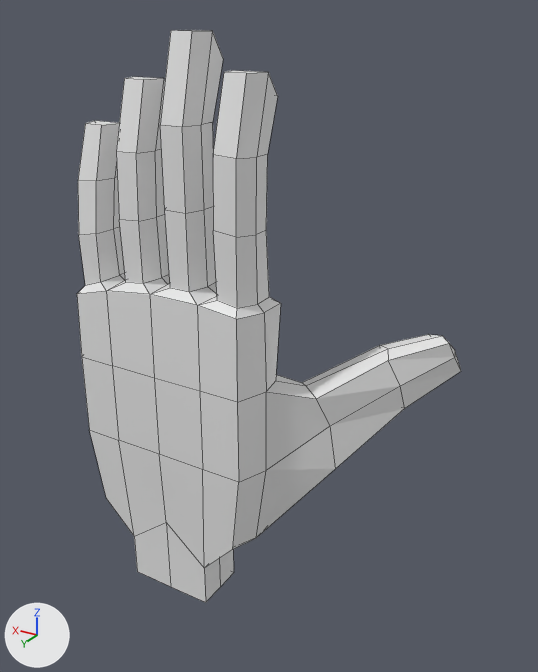
The Blender file LowPolyChar.blend, before and after one commit.
Before and after are seen from a camera (50 mm lens) standing at (6.91, 7.35, -2.1) and looking at (10.26, 1.77, -4.89). The axes (+X, +Y, +Z) are drawn at lower left. The lights are the same throughout. The picture after the commit comes second. Mesh edges are drawn as thin lines.
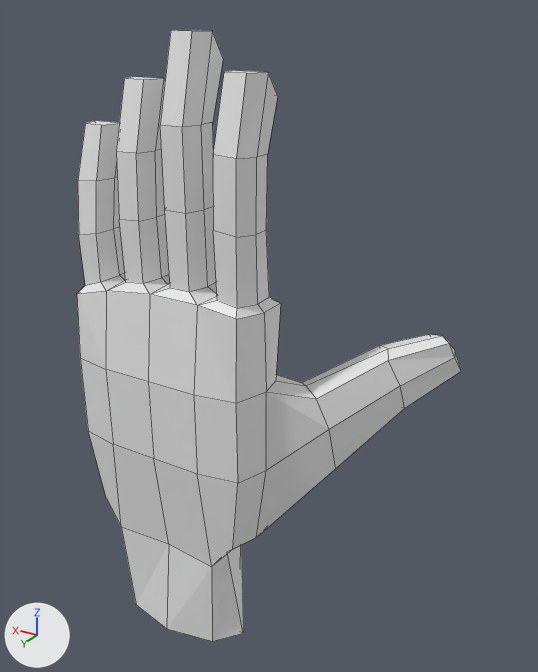
Location of each change, (x1, y1, x2, y2) in pixels of the pictures (538 x 672 px; the box of a moved part takes in the faces that stretch with it):
'Cube.001', reshaped (7% taller)
    before: (77, 30, 461, 603)
    after: (77, 30, 461, 642)
part 1 of me_cube_001, moved or reshaped
    before: (77, 291, 266, 603)
    after: (77, 291, 266, 642)
part 2 of me_cube_001, moved or reshaped
    both: (256, 361, 405, 538)

What the commit changed:
me_cube_001 is used by ob_cube_001; location (10.89, 2.41, -5.49).
Before the commit, vertices of me_cube_001: 8 (0.44, 0.27, -1.55) at pixel (134, 536), 10 (-0.44, 0.27, -1.57) at pixel (204, 568), 14 (-0.44, -0.23, -1.57), 16 (0.44, -0.23, -1.55), 22 (-0.89, 0.31, 0.4) at pixel (237, 402).
Before the commit, vertices of me_cube_001: 23 (-0.89, 0.31, -0.4) at pixel (238, 482), 24 (0.88, 0.31, 0.4) at pixel (81, 356), 25 (0.88, 0.31, -0.4) at pixel (89, 429), 34 (-0.5, 0.31, 0.4) at pixel (199, 391), 35 (-0.5, 0.31, -0.4) at pixel (202, 469).
Before the commit, vertices of me_cube_001: 36 (0.0, 0.31, 0.4) at pixel (154, 378), 37 (0.0, 0.31, -0.4) at pixel (159, 454), 38 (0.5, 0.31, 0.4) at pixel (112, 365), 39 (0.5, 0.31, -0.4) at pixel (118, 440), 111 (-0.44, 0.02, -1.57).
Before the commit, vertices of me_cube_001: 112 (0.44, 0.02, -1.55).
me_cube_001 had 182 vertices, 180 faces and spanned x -2.29..1.0, y -1.5..0.31, z -2.0..3.28.
me_cube_001 now has 182 vertices, 180 faces and spans x -2.29..1.0, y -1.5..0.39, z -2.49..3.28.
Part 1, on me_cube_001:
Vertices 34 to 39 of me_cube_001 move by (0.0, 0.08, 0.0).
Vertices 22 to 25 of me_cube_001 move by (0.0, 0.02, 0.0).
Vertices 10, 14, 111 of me_cube_001 move by (-0.09, 0.0, 0.05).
Vertices 8, 16, 112 of me_cube_001 move by (0.16, 0.01, 0.06).
Vertex 9 of me_cube_001 moves from (0.0, 0.27, -1.2) at pixel (166, 522) to (-0.02, 0.29, -1.44) at pixel (168, 543).
Vertex 15 of me_cube_001 moves from (0.0, -0.23, -1.2) to (0.0, -0.28, -1.46).
Vertex 28 of me_cube_001 moves from (0.5, -0.35, 0.4) to (0.58, -0.33, 0.39).
Vertex 29 of me_cube_001 moves from (0.5, -0.35, -0.4) to (0.58, -0.33, -0.41).
Vertex 173 of me_cube_001 moves from (0.44, 0.27, -2.0) at pixel (137, 571) to (0.5, 0.27, -2.49) at pixel (136, 604).
Vertex 174 of me_cube_001 moves from (0.0, 0.27, -2.0) at pixel (170, 586) to (0.0, 0.38, -2.49) at pixel (166, 628).
Vertex 175 of me_cube_001 moves from (-0.44, 0.27, -2.0) at pixel (205, 602) to (-0.5, 0.27, -2.49) at pixel (212, 641).
Vertex 176 of me_cube_001 moves from (-0.44, -0.23, -2.0) at pixel (233, 572) to (-0.5, -0.23, -2.49).
Vertex 177 of me_cube_001 moves from (0.0, -0.23, -2.0) to (0.0, -0.34, -2.49).
Vertex 178 of me_cube_001 moves from (0.44, -0.23, -2.0) to (0.5, -0.23, -2.49).
Vertex 179 of me_cube_001 moves from (-0.44, 0.02, -2.0) at pixel (220, 587) to (-0.71, 0.02, -2.49) at pixel (242, 633).
Vertex 180 of me_cube_001 moves from (0.0, 0.02, -2.0) to (0.0, 0.02, -2.49).
Vertex 181 of me_cube_001 moves from (0.44, 0.02, -2.0) to (0.71, 0.02, -2.49).
Part 2, on me_cube_001:
Vertex 155 of me_cube_001 moves from (-1.43, -0.38, 0.0) at pixel (330, 425) to (-1.45, -0.31, 0.0) at pixel (329, 429).
